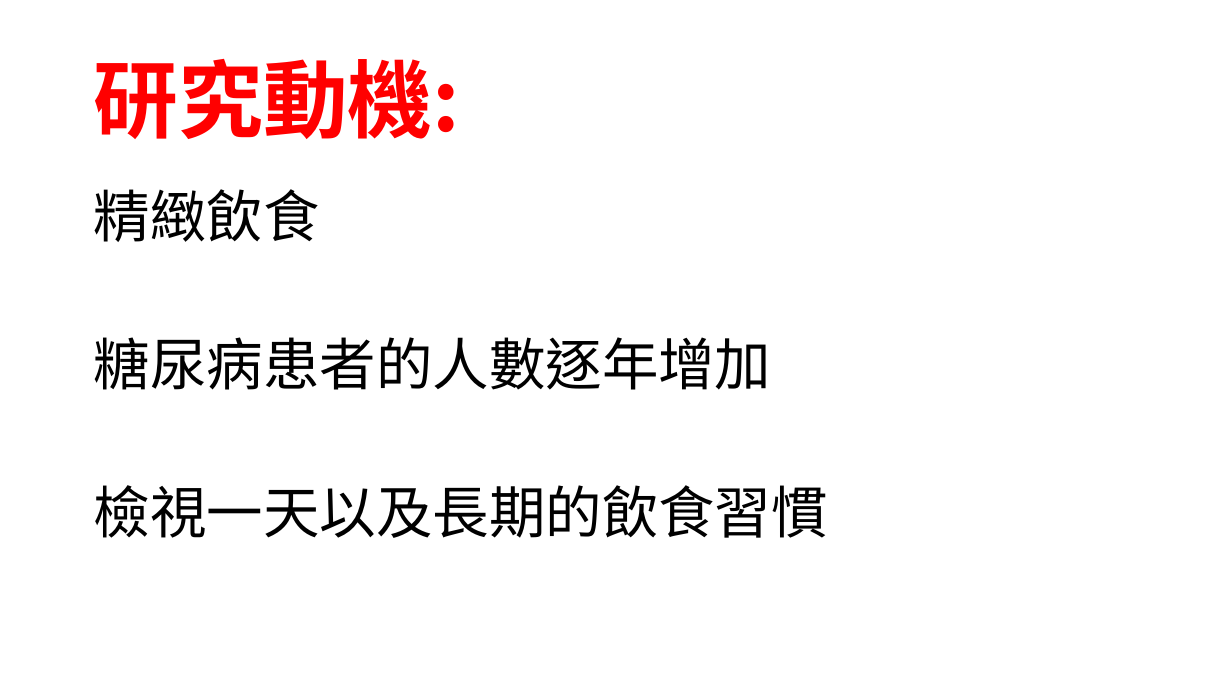
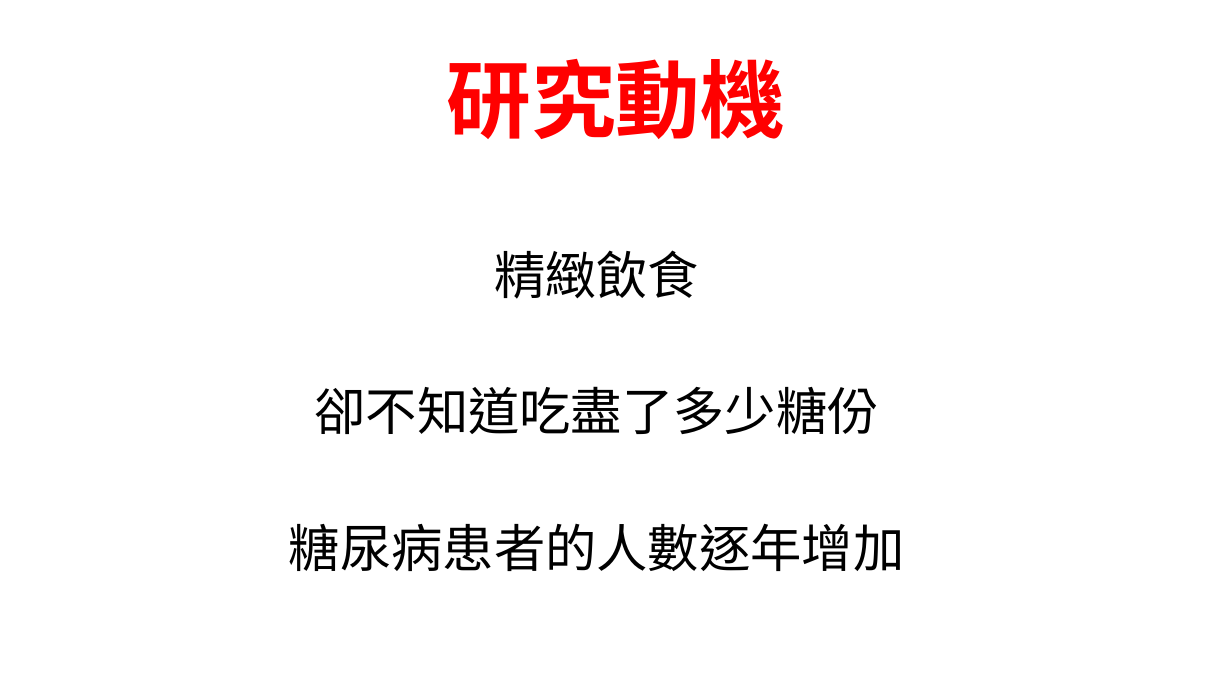
Before and after one commit to amy58328/DataBase, a slide deck: slide 2 of 資料庫專題/Health Keeper.pptx. Drawn at 1232x693 pixels with LibreOffice and Linux fonts; fonts in the diff are those of the drawing; background and template pictures are left out. Boxes give left, top, right and bottom in pixels: in the first picture for what was removed or moved away, otherwise in the second. Text is boxed around its words. In the diff, an @@ line names an element or a change of style, - is before the commit and + after.

```diff
--- a/資料庫專題/Health Keeper.pptx
+++ b/資料庫專題/Health Keeper.pptx
@@ title at [447,59,786,139]: text changed @@
-研究動機:
+研究動機
@@ text "精緻飲食": place and size @@
-text "精緻飲食" at [94,189,828,538]
+text "精緻飲食" at [289,250,904,571]
@@ text at [289,250,904,571]: size 44 to 40 pt, font Calibri to Noto Sans CJK SC in "精緻飲食", "糖尿病患者的人數逐年增加"; alignment left to centre @@
@@ text at [315,386,879,434]: paragraph added @@
+卻不知道吃盡了多少糖份
@@ text at [94,485,828,538]: paragraph removed @@
-檢視一天以及長期的飲食習慣
```
Also in this commit, not shown: 4 other slides changed, 6 slides added, 1 slide removed.
